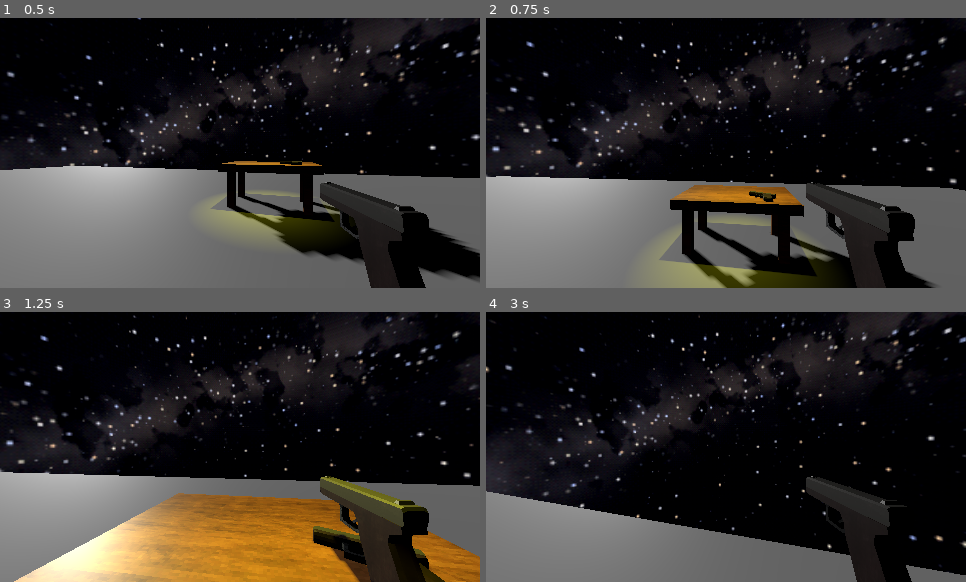
Above: before the commit, frames 1-4 (two rows, left to right).
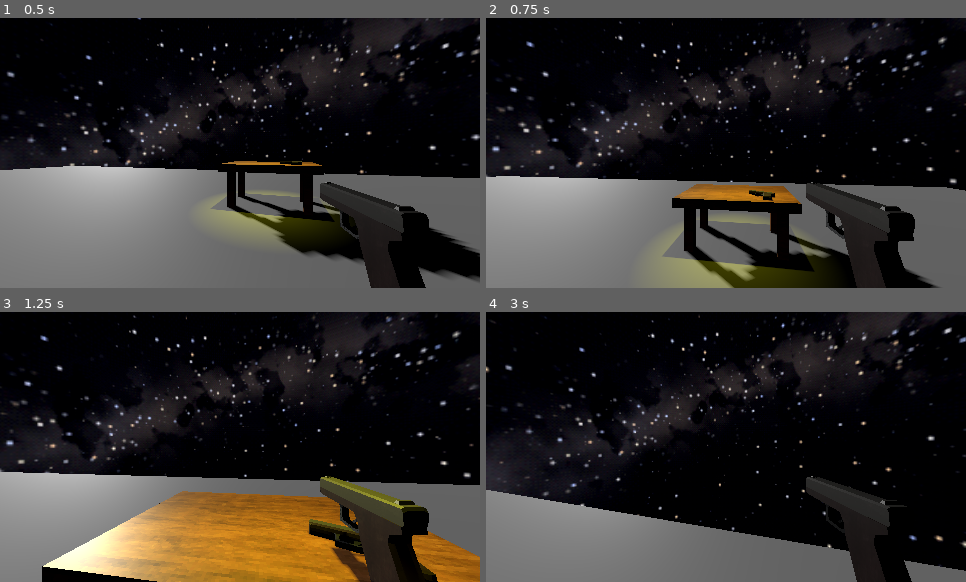
Above: after the commit, the same moments.

Repository: TheM0RSE/GameOff2026
Game: Godot game, scene res://Scenes/Main.tscn
Two runs of this game, one before a commit and one after it. Both use one fixed random seed, a clock stepped at 60 frames per second and the inputs below.
Inputs (mouse positions are in pixels of both pictures, inside the frame that each line leads up to):
- Up to frame 1 (0.5 s): no input
- Up to frame 2 (0.75 s): move the mouse to (750, 153) at 0.52 s; hold W (up) from 0.53 s (still down); tap Space (jump) at 0.6 s
- Up to frame 3 (1.25 s): keep holding W (up); tap Space (jump) at 0.77, 1.07 s
- Up to frame 4 (3 s): keep holding W (up); move the mouse to (702, 447) at 1.27 s; tap Shift (Sprint) at 1.35 s; tap Space (jump) at 1.52, 1.55, 1.82, 2.3, 2.85 s; move the mouse to (735, 441) at 2.02 s; click (735, 441) at 2.1 s; move the mouse to (721, 452) at 2.77 s

Frame 1 is identical in both runs. In frame 2, 2.9% of the frame differs, in the area x 5-97%, y 58-100%; in frame 3, 5.3%, in the area x 2-100%, y 59-100%; in frame 4, 1.0%.

Commit message:
Added jump coyote time. Added jump buffer.

Diff:
--- a/Entities/Player/Player.gd
+++ b/Entities/Player/Player.gd
@@ -4,9 +4,24 @@
 const WALK_SPEED = 5.0
 const SPRINT_SPEED = 8.0
 
+# Jump
 const JUMP_VELOCITY = 6.5
 
+@export var coyote_time = 0.12
+var coyote_timer = 0.0
+
+@export var jump_buffer_time = 0.08 # 80 ms buffer window
+var jump_buffer_timer = 0.0
+
+# Stamina later
+
 const WEIGHT = 2.0
+
+var rate = 0
+const GROUND_ACCEL = 80
+const GROUND_FRICTION = 60
+const AIR_ACCEL = 15
+const AIR_FRICTION = 0.5
 
 # Mouse & camera variables
 var mouse_sensitivity := 0.005
@@ -26,14 +41,61 @@
 		mouse_input += event.relative
 
 func _process(delta: float) -> void:
+	# If left moues button is pressed, call the shoot function in the pistol
 	if Input.is_action_just_pressed("interact"):
 		glock.shoot()
 
+	# Call mouse move function
+	mouse_move()
+
+	# If left shift is held, change speed to sprint speed.
 	if Input.is_action_pressed("Sprint"):
 		speed = SPRINT_SPEED
 	else:
 		speed = WALK_SPEED
 
+func _physics_process(delta: float) -> void:
+	# If player is not on ground
+	if not is_on_floor():
+		# Gravity
+		coyote_timer -= 1 * delta
+		velocity += get_gravity() * WEIGHT * delta
+
+		# Set air rate for friction
+		rate = AIR_ACCEL
+	else:
+		# Set ground rate for friction
+		rate = GROUND_ACCEL
+		coyote_timer = coyote_time
+
+	# Decrease the jump buffer timer over time
+	if jump_buffer_timer > 0:
+		jump_buffer_timer -= delta
+
+	# Register jump input
+	if Input.is_action_just_pressed("jump"):
+		jump_buffer_timer = jump_buffer_time
+
+	# Execute jump if on floor and buffer is active and if coyote timer is higher than 0
+	if (is_on_floor() or coyote_timer > 0.0) and jump_buffer_timer > 0:
+		velocity.y = JUMP_VELOCITY
+		jump_buffer_timer = 0.0 # Consume the buffer
+		coyote_timer = 0.0
+
+	# Get input direction and handle movement
+	var input_dir := Input.get_vector("left", "right", "up", "down")
+	var direction := (transform.basis * Vector3(input_dir.x, 0, input_dir.y)).normalized()
+
+	# Set target direction
+	var target = direction * speed
+
+	# Apply movement to the player
+	velocity.x = move_toward(velocity.x, target.x, rate * delta)
+	velocity.z = move_toward(velocity.z, target.z, rate * delta)
+
+	move_and_slide()
+
+func mouse_move():
 	# Apply rotation on every rendered frame
 	rotate_y(-mouse_input.x * mouse_sensitivity)
 	camera.rotate_x(-mouse_input.y * mouse_sensitivity)
@@ -43,24 +105,3 @@
 
 	# Clear the accumulated input so it doesn't carry over to the next frame
 	mouse_input = Vector2.ZERO
-
-func _physics_process(delta: float) -> void:
-	# Gravity
-	if not is_on_floor():
-		velocity += get_gravity() * WEIGHT * delta
-
-	# Jump
-	if Input.is_action_just_pressed("jump") and is_on_floor():
-		velocity.y = JUMP_VELOCITY
-
-	# Get input direction and handle movement
-	var input_dir := Input.get_vector("left", "right", "up", "down")
-	var direction := (transform.basis * Vector3(input_dir.x, 0, input_dir.y)).normalized()
-	if direction:
-		velocity.x = direction.x * speed
-		velocity.z = direction.z * speed
-	else:
-		velocity.x = move_toward(velocity.x, 0, speed)
-		velocity.z = move_toward(velocity.z, 0, speed)
-
-	move_and_slide()
--- a/Scenes/Main.tscn
+++ b/Scenes/Main.tscn
@@ -15,6 +15,7 @@
 [sub_resource type="Environment" id="Environment_3n5wa"]
 background_mode = 2
 sky = SubResource("Sky_rgh2o")
+volumetric_fog_enabled = true
 volumetric_fog_density = 0.01
 volumetric_fog_temporal_reprojection_enabled = false
 volumetric_fog_temporal_reprojection_amount = 0.99
--- a/project.godot
+++ b/project.godot
@@ -14,10 +14,6 @@
 run/main_scene="uid://dcydvs1qdue5e"
 config/features=PackedStringArray("4.7", "Forward Plus")
 config/icon="res://icon.svg"
-
-[autoload]
-
-MusicPlayer="uid://dnwykitp8g7vs"
 
 [display]
 
@@ -81,4 +77,5 @@
 
 [rendering]
 
+textures/canvas_textures/default_texture_filter=0
 rendering_device/driver.windows="d3d12"
